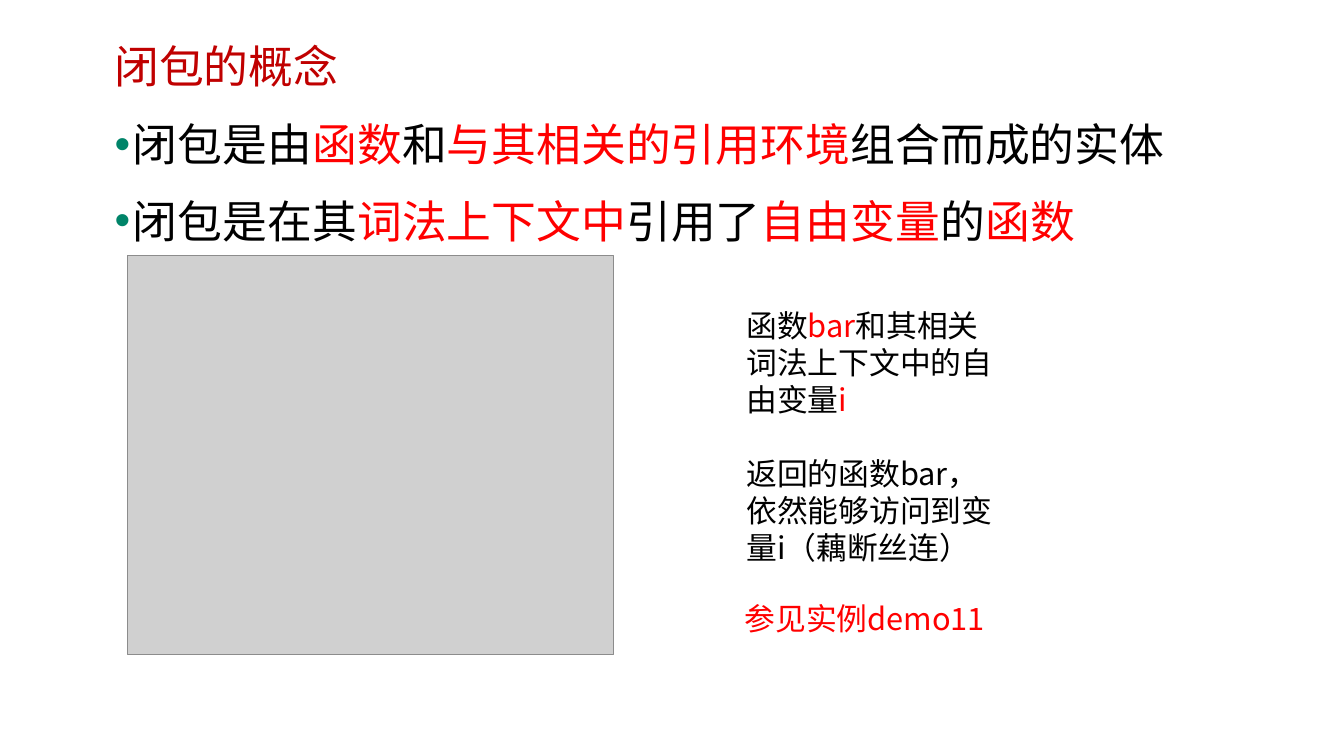
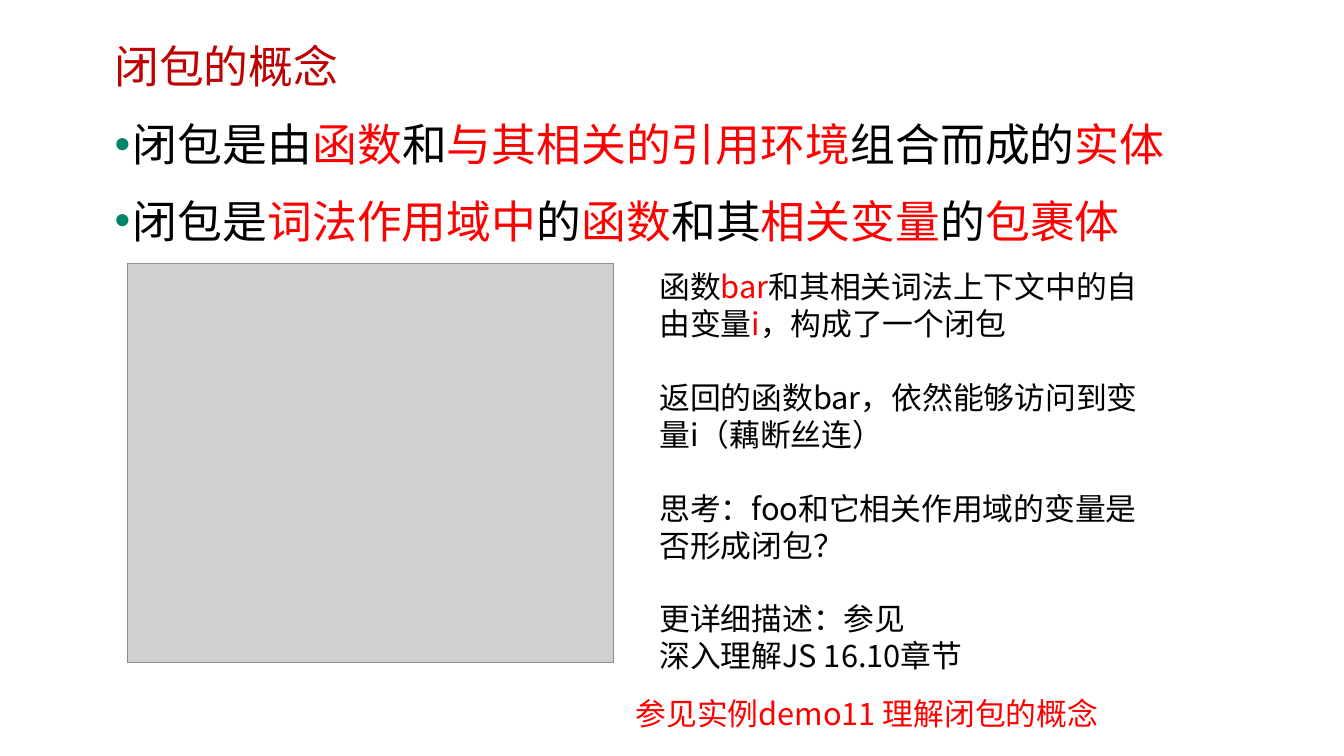
Before and after one commit to edu2act/course-javascript-advanced, a slide deck: slide 34 of 课程PPT/05.JavaScript函数进阶二.pptx. Drawn at 1344x756 pixels with LibreOffice and Linux fonts; fonts in the diff are those of the drawing; grey boxes stand for pictures; background and template pictures are left out. Boxes give left, top, right and bottom in pixels: in the first picture for what was removed or moved away, otherwise in the second. Text is boxed around its words. In the diff, an @@ line names an element or a change of style, - is before the commit and + after.

```diff
--- a/课程PPT/05.JavaScript函数进阶二.pptx
+++ b/课程PPT/05.JavaScript函数进阶二.pptx
@@ text at (x1=133, y1=123, x2=1165, y2=165): text colour #000000 to #FF0000 in "闭包是由函数和与其相关的引用环境组合而成的实体" @@
@@ text at (x1=133, y1=200, x2=1120, y2=242): text changed @@
-• 闭包是在其词法上下文中引用了自由变量的函数
+• 闭包是词法作用域中的函数和其相关变量的包裹体
@@ picture moved from (x1=128, y1=256, x2=614, y2=655) to (x1=128, y1=264, x2=614, y2=663) @@
@@ text "函数bar和其相关词法上下文中的自由变量i，构成了一个闭包" moved from (x1=746, y1=311, x2=992, y2=562) to (x1=659, y1=272, x2=1137, y2=670) @@
@@ text at (x1=659, y1=272, x2=1137, y2=338): text changed @@
-函数bar和其相关词法上下文中的自由变量i
+函数bar和其相关词法上下文中的自由变量i，构成了一个闭包
@@ text at (x1=659, y1=494, x2=1136, y2=670): paragraphs added @@
+思考：foo和它相关作用域的变量是否形成闭包？
+更详细描述：参见
+深入理解JS 16.10章节
@@ text at (x1=636, y1=698, x2=1098, y2=728): text changed @@
-参见实例demo11
+参见实例demo11 理解闭包的概念
```
Also in this commit, not shown: 6 other slides changed, 5 slides added, 15 slides removed, 8 other files.
